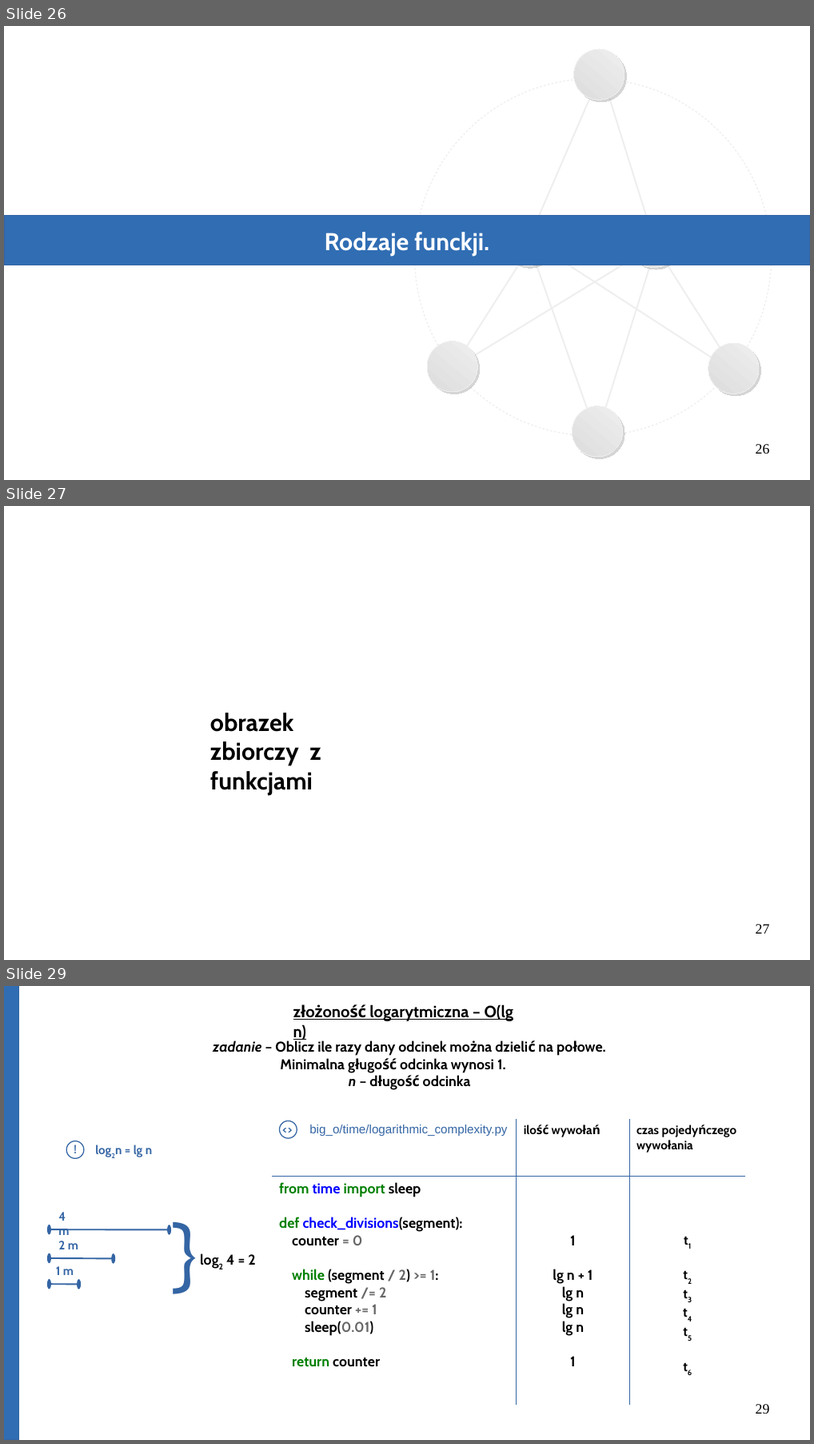
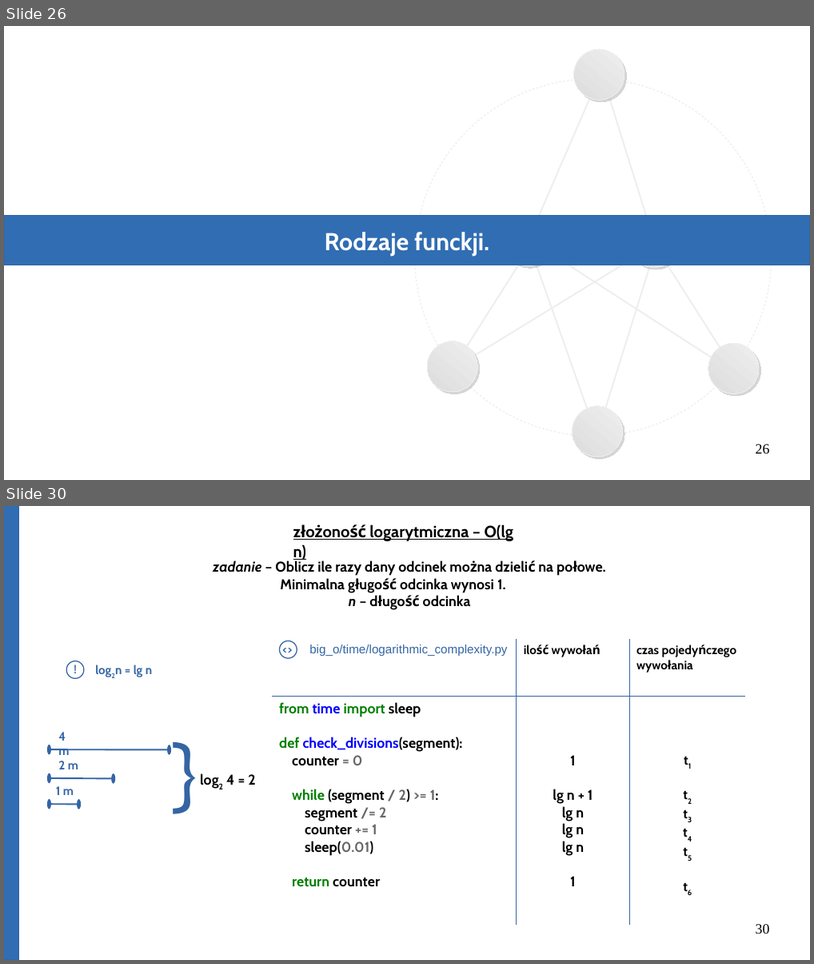
Before and after one commit to Michael-Wisniewski/algorithmic-workshop, a slide deck: gotowa.odp. Shown one above the other, each under a label of ours: slides 26, 27 and 29 before the commit, slides 26 and 30 after it; the slides between them are not shown. The pictures are 814x1444 and 814x964 pixels, drawn with LibreOffice and Linux fonts; fonts in the diff are those of the drawing. Boxes give left, top, right and bottom in pixels: in the first picture for what was removed or moved away, otherwise in the second. Text is boxed around its words. In the diff, an @@ line names an element or a change of style, - is before the commit and + after.

```diff
--- a/gotowa.odp
+++ b/gotowa.odp
@@ slide 27 removed at box(4, 506, 810, 960), background #FFFFFF @@
@@ text removed at box(210, 712, 321, 795) @@
-obrazek zbiorczy z funkcjami
@@ page number removed at box(756, 924, 770, 933) @@
-27
@@ what was slide 29 is now slide 30 @@
@@ page number at box(756, 924, 770, 933): text changed @@
-29
+30
```
Also in this commit, not shown: 3 slides changed, 4 slides added, 1 other slide removed.
